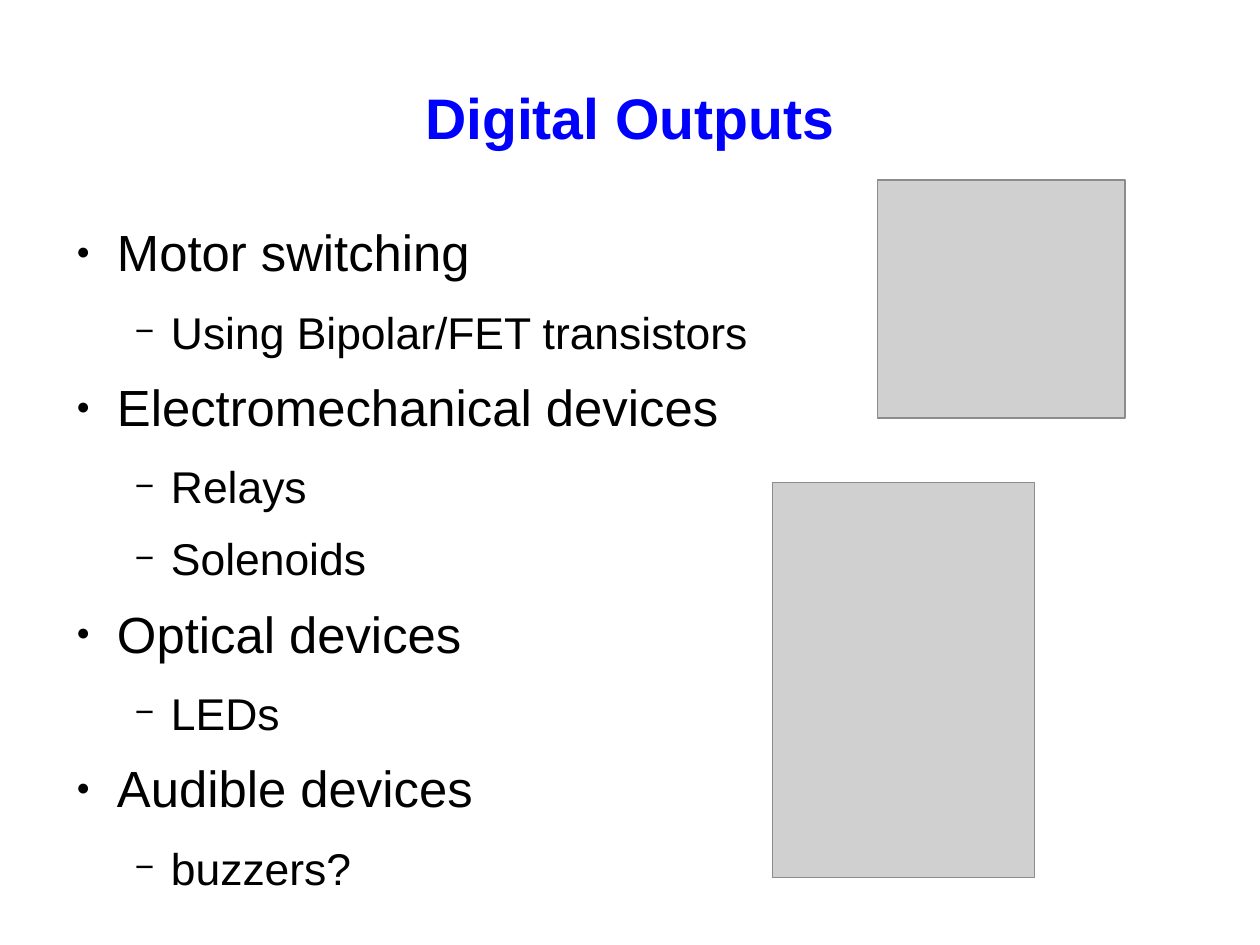
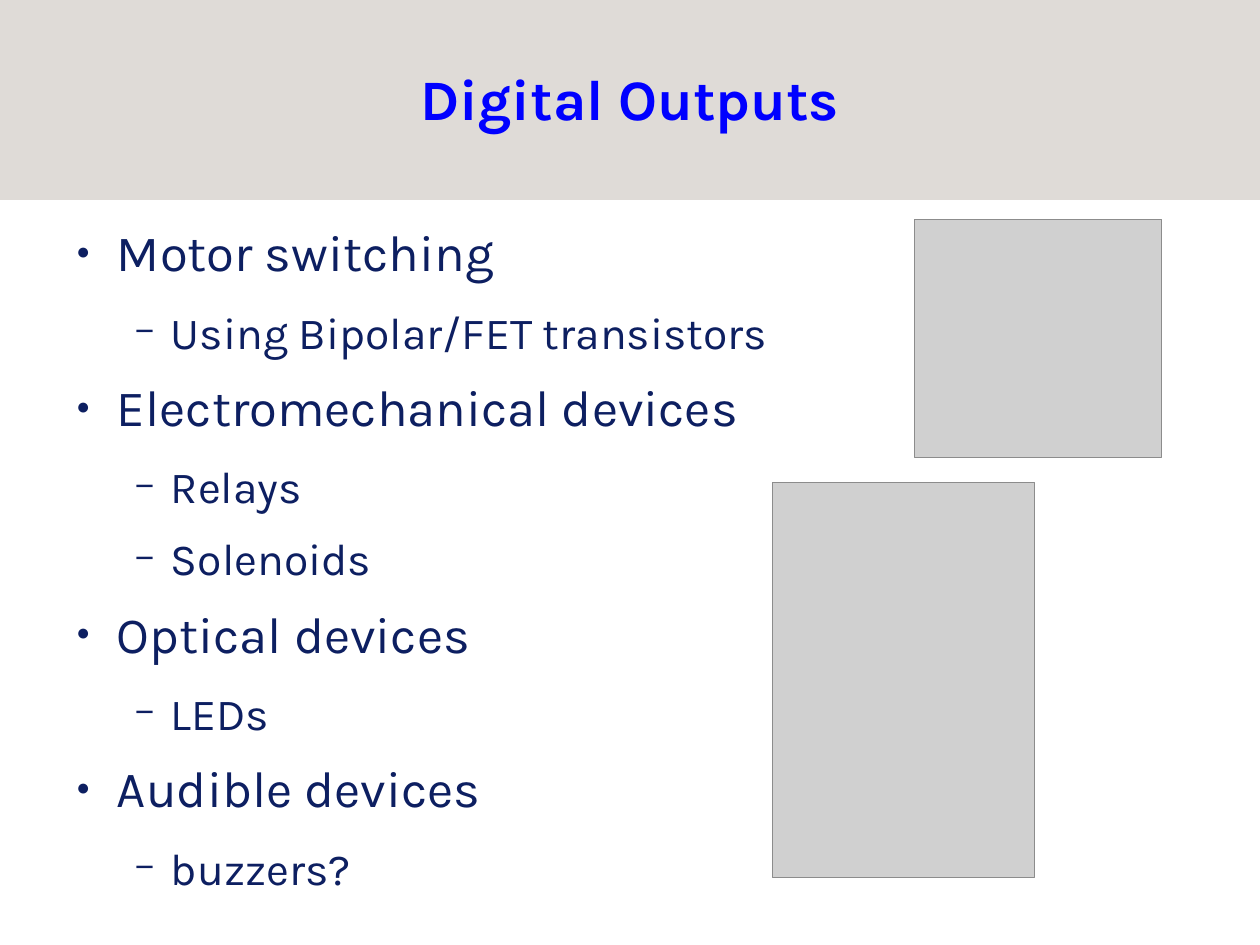
Before and after one commit to srobo/subversion-archive, a slide deck: slide 15 of KickStart/kickstart-08/presentations/kickstart-elec-presentation.odp. Drawn at 1260x945 pixels with LibreOffice and Linux fonts; fonts in the diff are those of the drawing; grey boxes stand for pictures; background and template pictures are left out. Boxes give left, top, right and bottom in pixels: in the first picture for what was removed or moved away, otherwise in the second. Text is boxed around its words. In the diff, an @@ line names an element or a change of style, - is before the commit and + after.

Commit message:
applied sr style

```diff
--- a/KickStart/kickstart-08/presentations/kickstart-elec-presentation.odp
+++ b/KickStart/kickstart-08/presentations/kickstart-elec-presentation.odp
@@ rectangle added at (x1=0, y1=0, x2=1260, y2=200), fill #DFDBD7 @@
@@ title "Digital Outputs" moved from (x1=425, y1=97, x2=834, y2=150) to (x1=421, y1=79, x2=839, y2=134) @@
@@ title "Digital Outputs" at (x1=421, y1=79, x2=839, y2=134): font Arial to Karla @@
@@ text "Motor switching" at (x1=117, y1=236, x2=767, y2=886): font Arial to Karla, text colour #000000 to #0D1F61; bullet colour #000000 to #0D1F61 @@
@@ picture moved from (x1=878, y1=180, x2=1126, y2=417) to (x1=915, y1=220, x2=1163, y2=457) @@
```
Also in this commit, not shown: 23 other slides changed.
